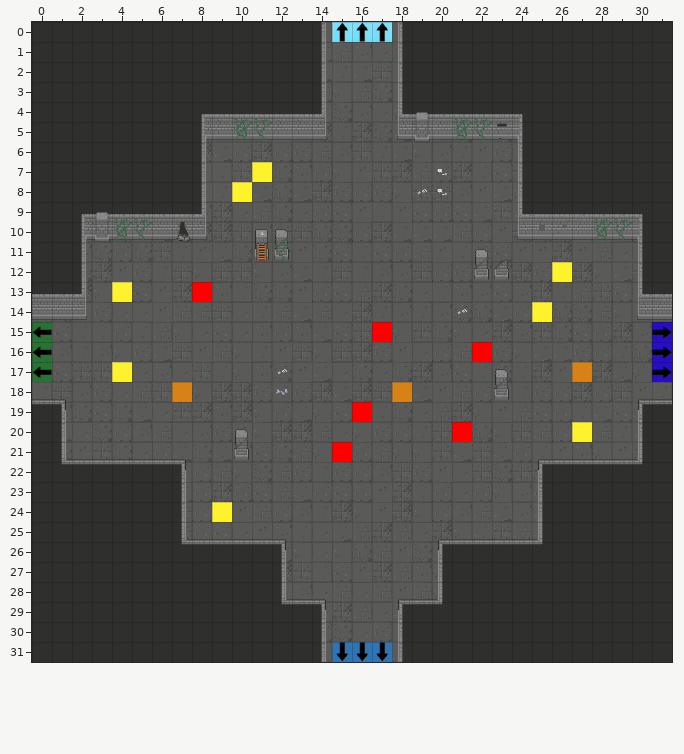
Two versions of a level (Tiled map, GrupaTNT/Assets/Resources/RoomData/ROOM_4_NSWE_3.tmx). Above is the file before it was changed.
Cells are 32x32 px. Shown: x 0..31, y 0..31.
The same view after the edit:
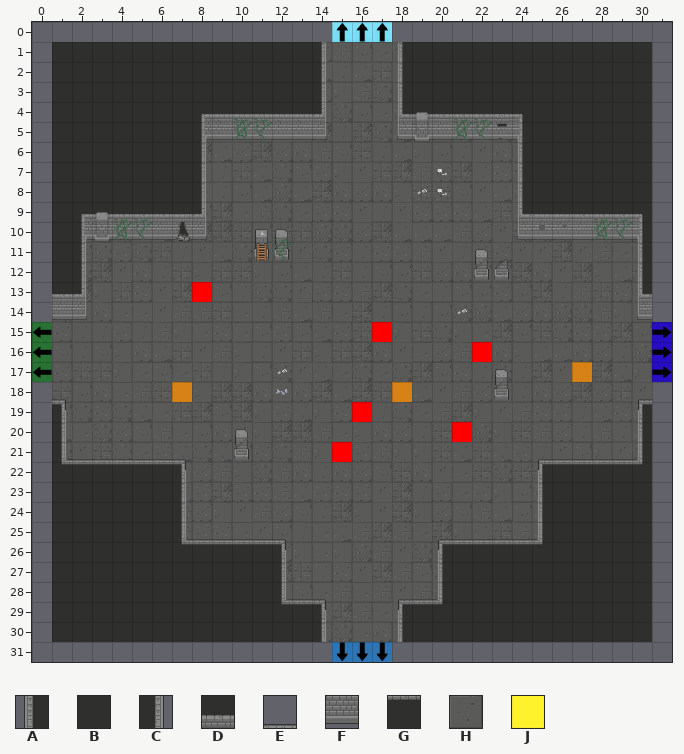
Key: from "Dungeon_Tileset_2": A 16, B 17, C 18, D 33, E 36, F 49, G 52, H 88; from "flags": J 9.
_ is an empty cell.
Tiles replaced or removed in this view: A, B, C, D, E, F, G, H, J.
The edit:
Changed rows in their new state; . is an unchanged cell.
Layer "Floor":
first column x 0:
 0 _______________...______________
 1 _.............................._
 2 _.............................._
 3 _.............................._
 4 _.............................._
 5 _.............................._
 6 _.............................._
 7 _.............................._
 8 _.............................._
 9 _.............................._
10 _.............................._
11 _.............................._
12 _.............................._
13 _.............................._
14 _.............................._
first column x 0:
18 _.............................._
19 _.............................._
20 _.............................._
21 _.............................._
22 _.............................._
23 _.............................._
24 _.............................._
25 _.............................._
26 _.............................._
27 _.............................._
28 _.............................._
29 _.............................._
30 _.............................._
31 _______________...______________
Layer "Walls":
first column x 0:
 0 _______________...______________
 1 _.............................._
 2 _.............................._
 3 _.............................._
 4 _.............................._
 5 _.............................._
 6 _.............................._
 7 _.............................._
 8 _.............................._
 9 _.............................._
10 _.............................._
11 _.............................._
12 _.............................._
13 _.............................._
14 _.............................._
first column x 0:
18 _.............................._
19 _.............................._
20 _.............................._
21 _.............................._
22 _.............................._
23 _.............................._
24 _.............................._
25 _.............................._
26 _.............................._
27 _.............................._
28 _.............................._
29 _.............................._
30 _.............................._
31 _______________...______________
Layer "Flags":
first column x 10:
 7 ._
 8 _.
first column x 4:
12 ......................_.
13 _.......................
14 ....................._..
17 _.......................
20 ......................._
first column x 9:
24 _
